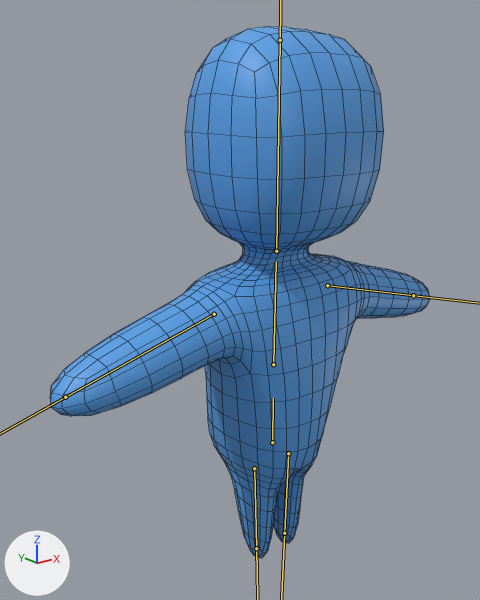
What one commit did to the FBX model Assets/Models/Larry.fbx.
Both versions are drawn from a 50 mm camera at (-10.51, -11.75, 6.61) aimed at (-0.56, 0.68, 1.64). Lighting does not change. The marker at lower left points along +X, +Y and +Z. The bones that bend it are drawn over the model as lines. Mesh edges are drawn as thin lines.

Names of what the first picture shows: 'Character'.
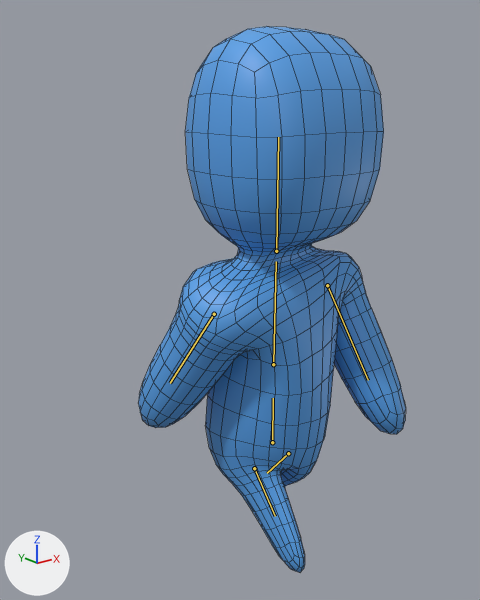
The newer file adds an action. The first version stands in its rest pose; the second is drawn at frame 46 of the action 'Player|Walk'.

The change in detail:
Bone 'Arm.Left' (bone_arm_left) turns from (0, 0, 0) to (30, -3, -70) degrees about its own x, y and z.
Bone 'Arm.Right' (bone_arm_right) turns from (0, 0, 0) to (-35, -3, 70) degrees about its own x, y and z.
Bone 'Leg.Left' (bone_leg_left) turns from (0, 0, 0) to (0, -1, 40) degrees about its own x, y and z.
Bone 'Leg.Right' (bone_leg_right) turns from (0, 0, 0) to (0, -1, 37) degrees about its own x, y and z.

Changed parts and their boxes [x1, y1, x2, y2] in the pictures (480 x 600 px):
'Character', posed (29% narrower): before [50, 26, 430, 558]; after [138, 26, 406, 572]
bone 'Arm.Left', root to tip: before (327, 285) to (413, 295); after (327, 285) to (368, 380)
bone 'Arm.Right', root to tip: before (214, 314) to (65, 397); after (214, 314) to (170, 383)
bone 'Leg.Left', root to tip: before (288, 453) to (284, 533); after (288, 453) to (267, 473)
bone 'Leg.Right', root to tip: before (254, 468) to (256, 548); after (254, 468) to (275, 516)
